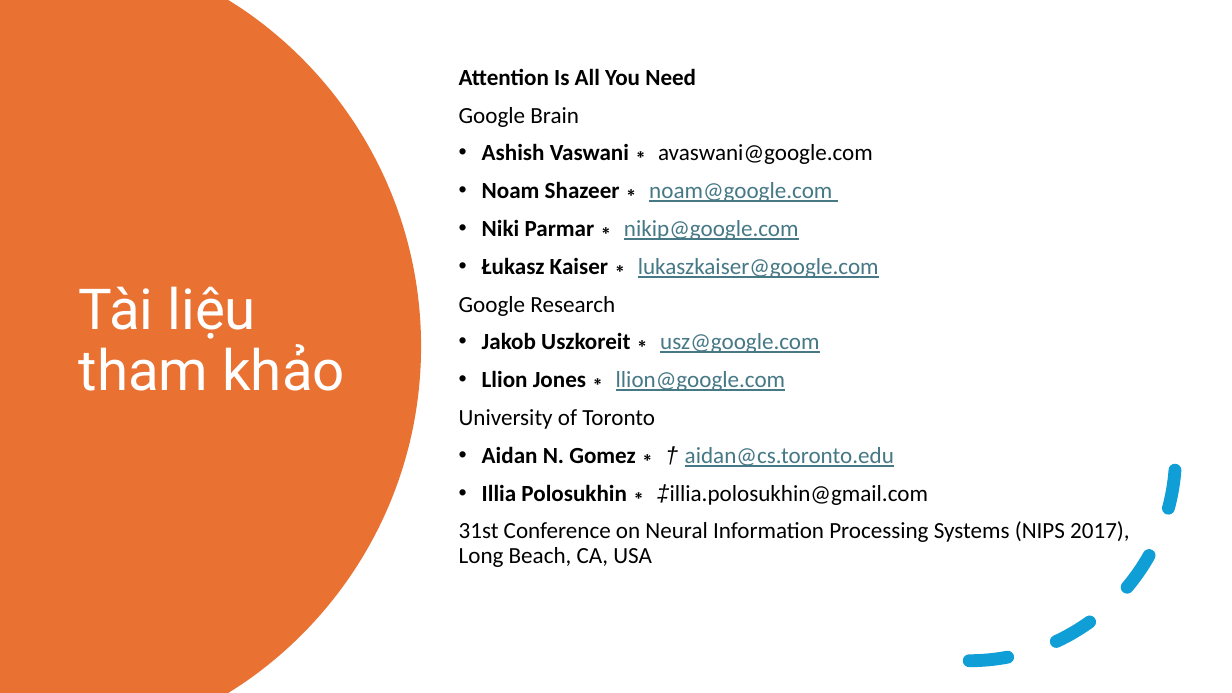
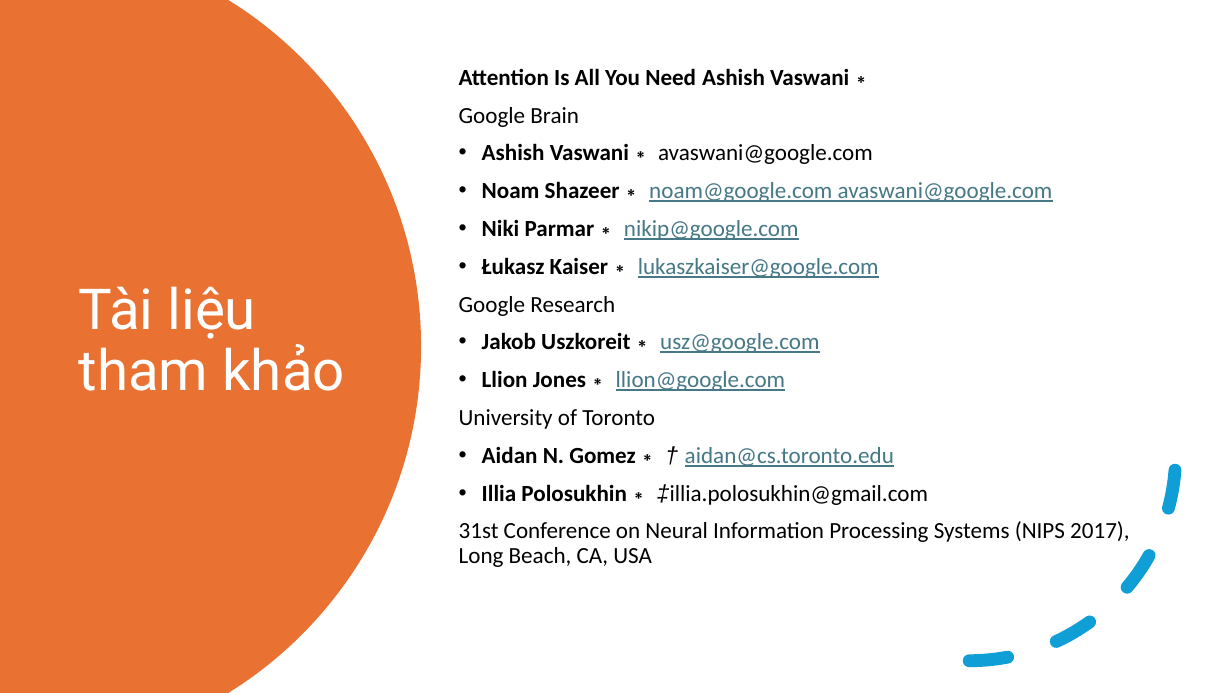
Before and after one commit to thanhtai9606/lab-master, a slide deck: slide 16 of lab/t5 deep learning/Attention Is All You Need.pptx. Drawn at 1232x693 pixels with LibreOffice and Linux fonts; fonts in the diff are those of the drawing. Boxes give left, top, right and bottom in pixels: in the first picture for what was removed or moved away, otherwise in the second. Text is boxed around its words. In the diff, an @@ line names an element or a change of style, - is before the commit and + after.

```diff
--- a/lab/t5 deep learning/Attention Is All You Need.pptx
+++ b/lab/t5 deep learning/Attention Is All You Need.pptx
@@ text at [459, 68, 873, 85]: text changed @@
-Attention Is All You Need
+Attention Is All You Need Ashish Vaswani∗
@@ text at [482, 181, 1053, 202]: text changed @@
-• Noam Shazeer∗ noam@google.com
+• Noam Shazeer∗ noam@google.com avaswani@google.com
```
Also in this commit, not shown: 13 other slides changed, 4 other files.
